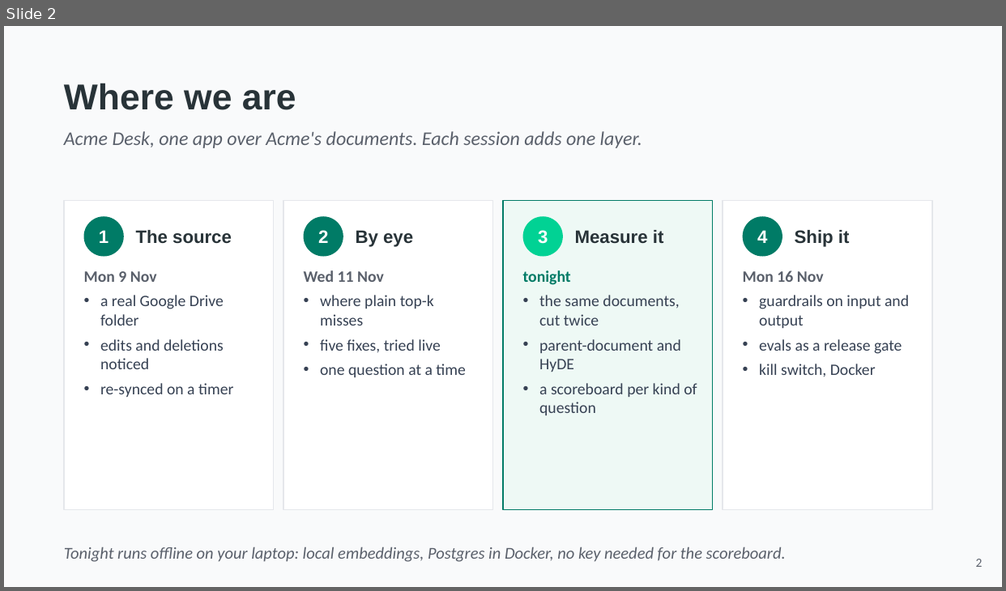
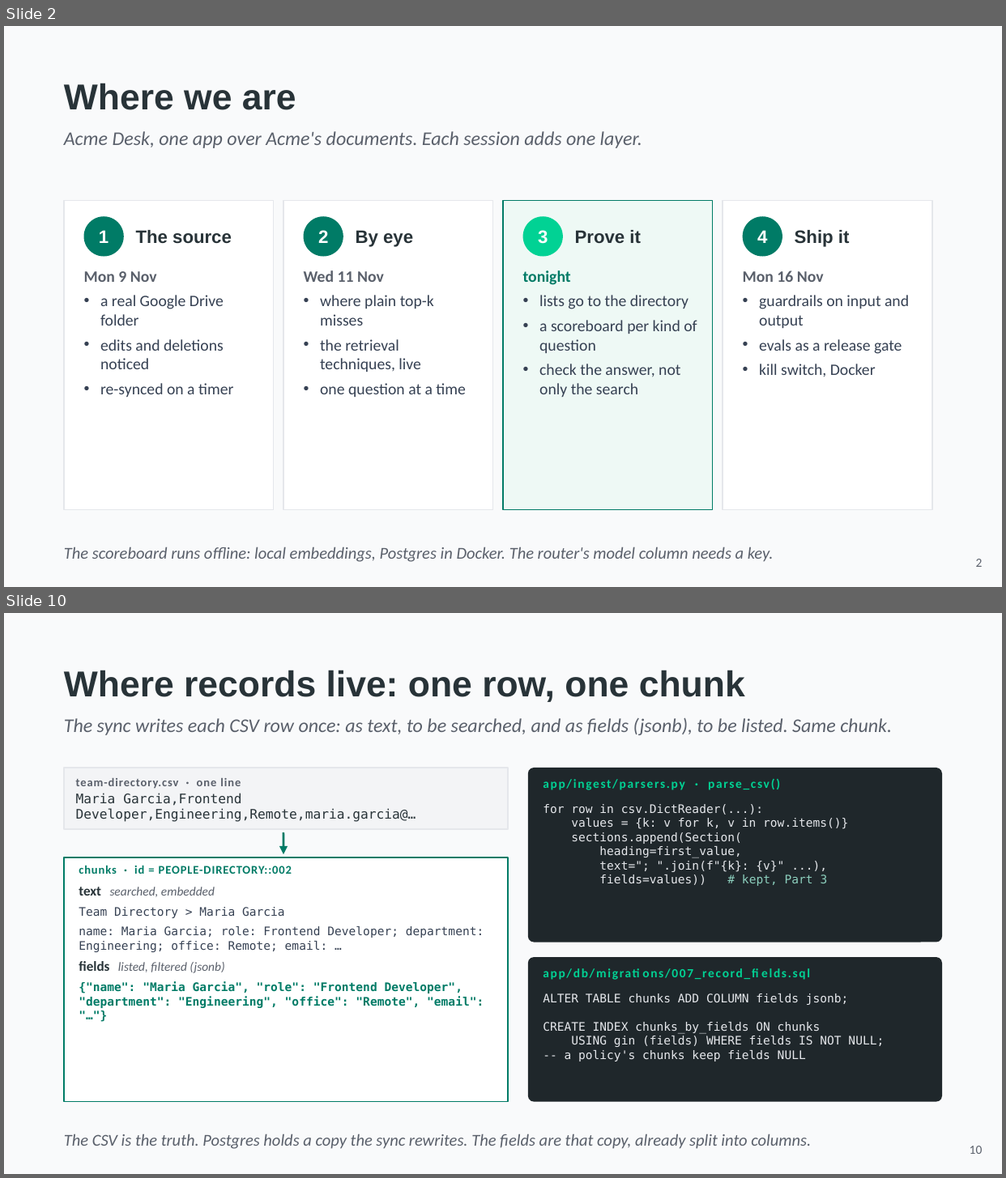
Before and after one commit to hasankanaan26/acme-desk, a slide deck: slides/part3-retrieval.pptx. Shown one above the other, each under a label of ours: slide 2 before the commit, slides 2 and 10 after it; the slides between them are not shown. The pictures are 1006x591 and 1006x1178 pixels, drawn with LibreOffice and Linux fonts; fonts in the diff are those of the drawing. Boxes give left, top, right and bottom in pixels: in the first picture for what was removed or moved away, otherwise in the second. Text is boxed around its words. In the diff, an @@ line names an element or a change of style, - is before the commit and + after.

```diff
--- a/slides/part3-retrieval.pptx
+++ b/slides/part3-retrieval.pptx
@@ slide 10 added at (4, 613, 1002, 1174), background #F9FAFB @@
@@ text added at (64, 670, 745, 702), 26 pt, text #283338, bold @@
+Where records live: one row, one chunk
@@ text added at (64, 717, 892, 735), 14 pt, text #5A606B, italic @@
+The sync writes each CSV row once: as text, to be searched, and as fields (jsonb), to be listed. Same chunk.
@@ rectangle added at (64, 768, 508, 829), fill #F3F4F6, outline #E5E7EB 1 pt @@
@@ text added at (76, 778, 416, 822), 9.5 pt, text #283338 @@
+team-directory.csv · one line
+Maria Garcia,Frontend Developer,Engineering,Remote,maria.garcia@…
@@ rounded rectangle added at (528, 768, 942, 943), fill #1F272B @@
@@ text added at (543, 776, 927, 799), 9 pt, text #01D294, bold @@
+app/ingest/parsers.py · parse_csv()
@@ text added at (543, 804, 848, 886), 8.5 pt, text #E5E7EB @@
+for row in csv.DictReader(...):
+values = {k: v for k, v in row.items()}
+sections.append(Section(
+heading=first_value,
+text="; ".join(f"{k}: {v}" ...),
+fields=values)) # kept, Part 3
@@ arrow added from (283, 833) to (283, 854), #007B66 1.5 pt @@
@@ rectangle added at (64, 858, 508, 1102), fill #FFFFFF, outline #007B66 1 pt @@
@@ text added at (79, 865, 484, 1008), 8.5 pt, text #007B66 @@
+chunks · id = PEOPLE-DIRECTORY::002
+text searched, embedded
+Team Directory > Maria Garcia
+name: Maria Garcia; role: Frontend Developer; department: Engineering; office: Remote; email: …
+fields listed, filtered (jsonb)
+{"name": "Maria Garcia", "role": "Frontend Developer", "department": "Engineering", "office": "Remote", "email": "…"}
@@ rounded rectangle added at (528, 957, 942, 1102), fill #1F272B @@
@@ text added at (543, 965, 927, 989), 9 pt, text #01D294, bold @@
+app/db/migrations/007_record_fields.sql
@@ text added at (543, 994, 884, 1062), 8.5 pt, text #E5E7EB @@
+ALTER TABLE chunks ADD COLUMN fields jsonb;
+CREATE INDEX chunks_by_fields ON chunks
+USING gin (fields) WHERE fields IS NOT NULL;
+-- a policy's chunks keep fields NULL
@@ text added at (64, 1135, 811, 1149), 12 pt, text #5A606B, italic @@
+The CSV is the truth. Postgres holds a copy the sync rewrites. The fields are that copy, already split into columns.
@@ text added at (970, 1146, 982, 1154), 9 pt, text #5A606B @@
+10
@@ slide 2 changed as well @@
@@ text at (575, 230, 641, 243): text changed @@
-Measure it
+Prove it
@@ text at (539, 295, 688, 310): text changed @@
-• the same documents, cut twice
-• parent-document and HyDE
+• lists go to the directory
@@ text at (320, 339, 421, 372): text changed @@
-• five fixes, tried live
+• the retrieval techniques, live
@@ text at (539, 364, 680, 397): paragraph added @@
+• check the answer, not only the search
@@ text at (64, 548, 774, 562): text changed @@
-Tonight runs offline on your laptop: local embeddings, Postgres in Docker, no key needed for the scoreboard.
+The scoreboard runs offline: local embeddings, Postgres in Docker. The router's model column needs a key.
```
Also in this commit, not shown: 21 other slides changed, 21 other slides added, 16 slides removed, 48 other files.
